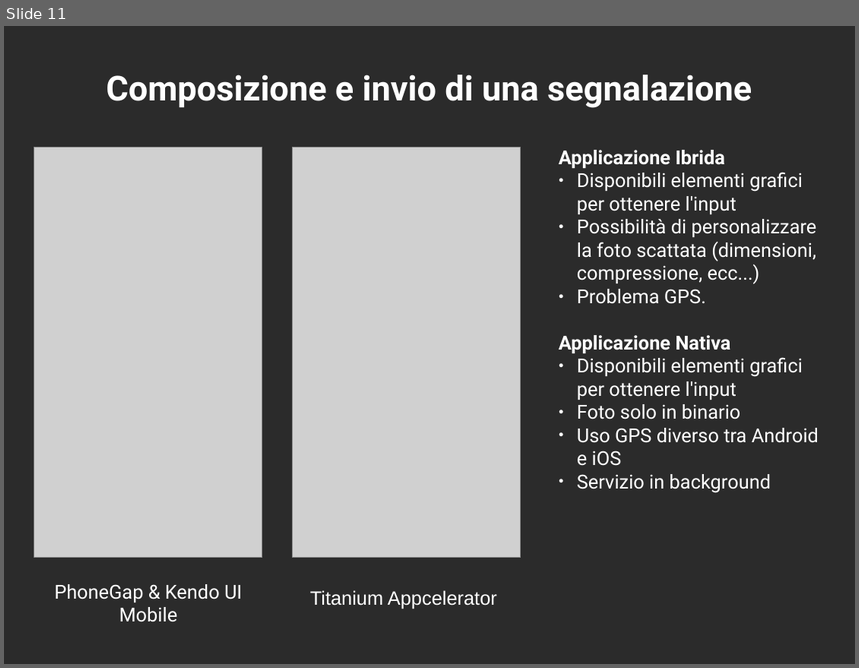
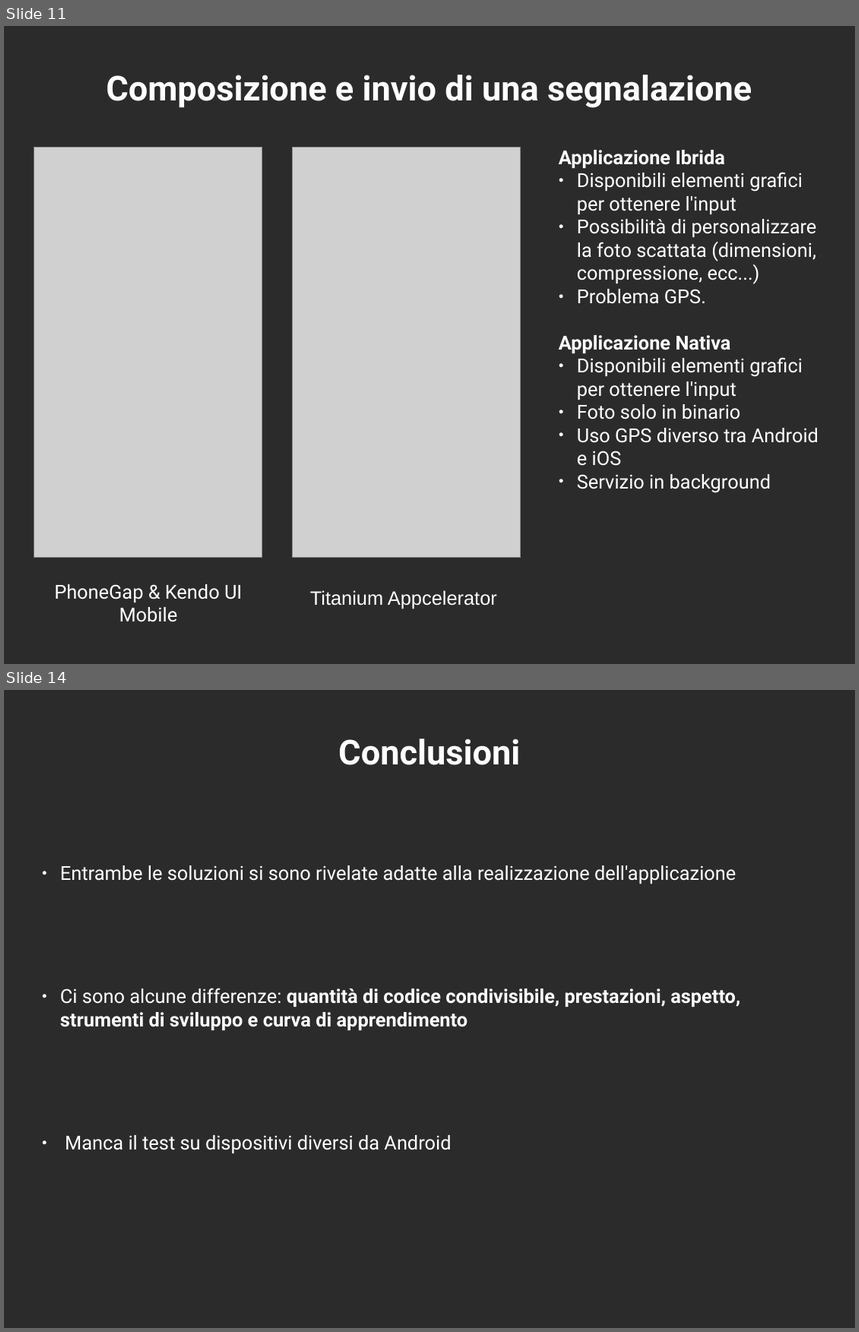
Before and after one commit to mircobe87/tesi-crossplatform, a slide deck: presentazione/presentazione.odp. Shown one above the other, each under a label of ours: slide 11 before the commit, slides 11 and 14 after it; the slides between them are not shown. The pictures are 859x668 and 859x1332 pixels, drawn with LibreOffice and Linux fonts; fonts in the diff are those of the drawing; grey boxes stand for pictures; background and template pictures are left out; a plain dark background stands for a picture behind light text. Boxes give left, top, right and bottom in pixels: in the first picture for what was removed or moved away, otherwise in the second. Text is boxed around its words. In the diff, an @@ line names an element or a change of style, - is before the commit and + after.

```diff
--- a/presentazione/presentazione.odp
+++ b/presentazione/presentazione.odp
@@ slide 14 added at box(4, 690, 855, 1328), background picture (left out) @@
@@ title added at box(338, 739, 520, 765), 32 pt, text #FFFFFF, bold @@
+Conclusioni
@@ text added at box(60, 866, 740, 1154), 18 pt, text #FFFFFF @@
+● Entrambe le soluzioni si sono rivelate adatte alla realizzazione dell'applicazione
+● Ci sono alcune differenze: quantità di codice condivisibile, prestazioni, aspetto, strumenti di sviluppo e curva di apprendimento
+● Manca il test su dispositivi diversi da Android
```
Also in this commit, not shown: 4 slides changed, 1 slide removed.
